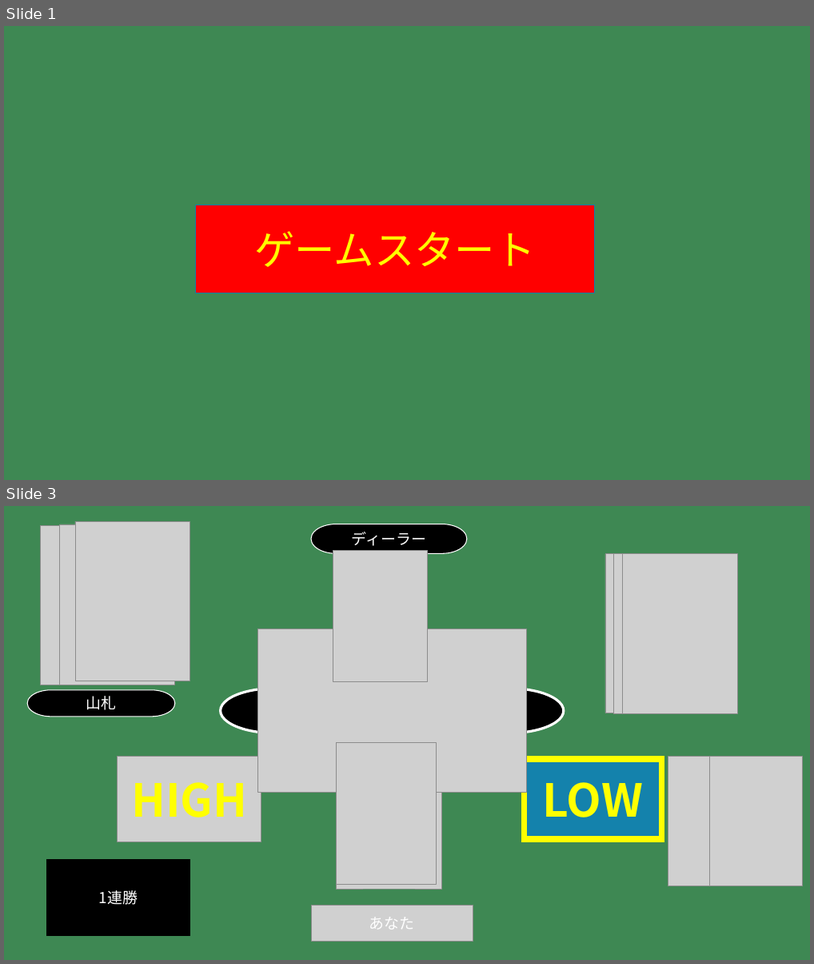
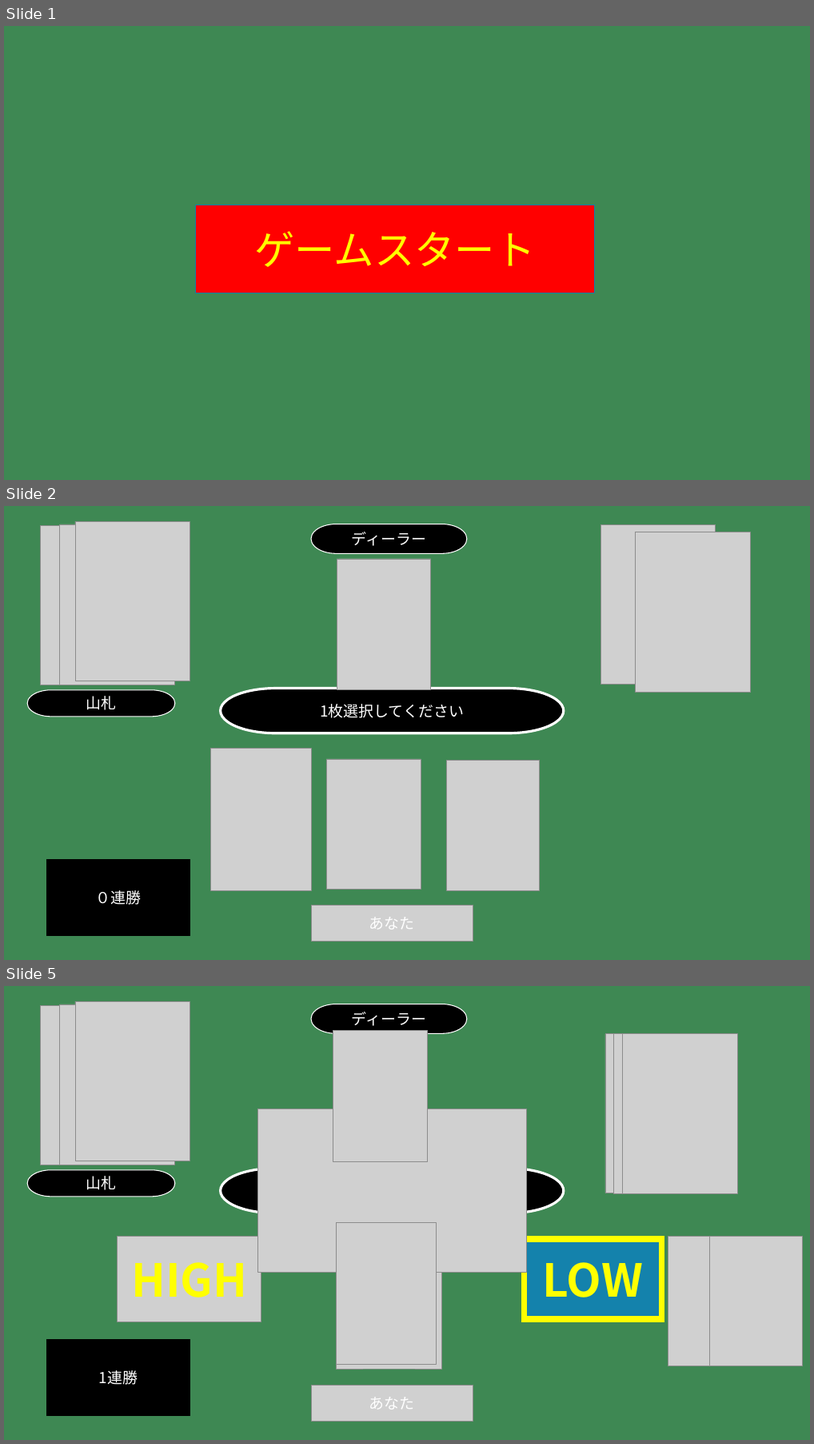
Before and after one commit to t-kobashi09/Highandlow, a slide deck: 設計/画面設計.pptx. Shown one above the other, each under a label of ours: slides 1 and 3 before the commit, slides 1, 2 and 5 after it; the slides between them are not shown. The pictures are 814x964 and 814x1444 pixels, drawn with LibreOffice and Linux fonts; fonts in the diff are those of the drawing; grey boxes stand for pictures. Boxes give left, top, right and bottom in pixels: in the first picture for what was removed or moved away, otherwise in the second. Text is boxed around its words. In the diff, an @@ line names an element or a change of style, - is before the commit and + after.

```diff
--- a/設計/画面設計.pptx
+++ b/設計/画面設計.pptx
@@ slide 2 added at [4,506,810,960], background #3E8853 @@
@@ picture added at [40,526,154,685] @@
@@ picture added at [60,524,175,684] @@
@@ picture added at [75,522,190,681] @@
@@ pill shape added at [311,524,467,554], fill #000000, outline #FFFFFF 1 pt, 18 pt, text #FFFFFF @@
+ディーラー
@@ picture added at [601,524,715,684] @@
@@ picture added at [635,532,751,692] @@
@@ picture added at [337,559,430,689] @@
@@ picture added at [339,559,431,681] @@
@@ pill shape added at [27,690,175,716], fill #000000, outline #FFFFFF 1 pt, 18 pt, text #FFFFFF @@
+山札
@@ pill shape added at [221,688,564,733], fill #000000, outline #FFFFFF 3 pt, 18 pt, text #FFFFFF @@
+1枚選択してください
@@ picture added at [211,748,311,890] @@
@@ picture added at [327,759,422,889] @@
@@ picture added at [447,760,540,890] @@
@@ rectangle added at [47,860,190,936], fill #000000, outline #000000 1 pt, 18 pt, text #FFFFFF @@
+０連勝
@@ picture added at [311,905,474,941] @@
@@ text added at [369,916,414,929], 18 pt, text #FFFFFF @@
+あなた
@@ what was slide 3 is now slide 5 @@
```
Also in this commit, not shown: 1 slide changed, 1 other slide added, 3 other files.
